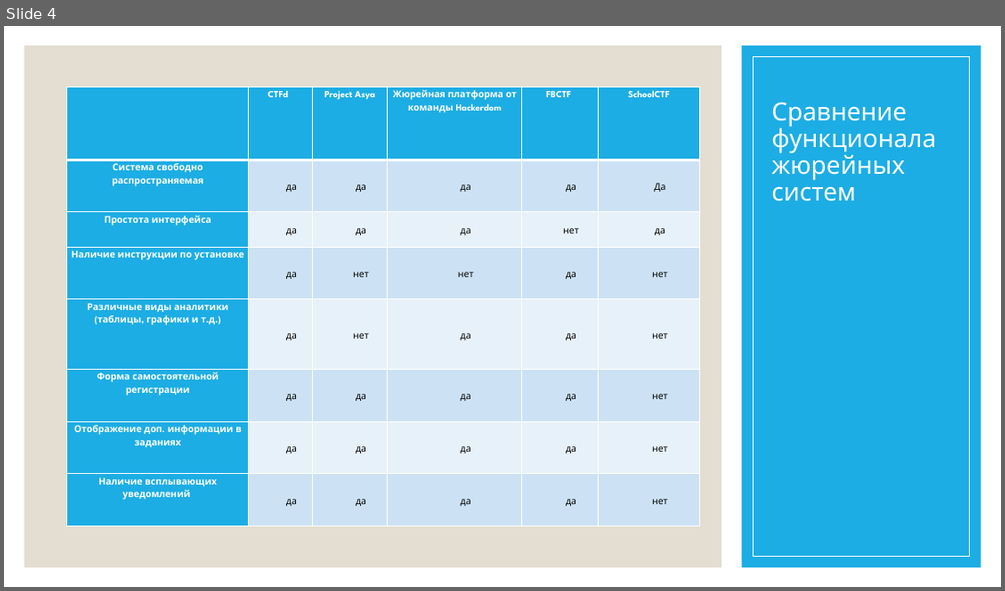
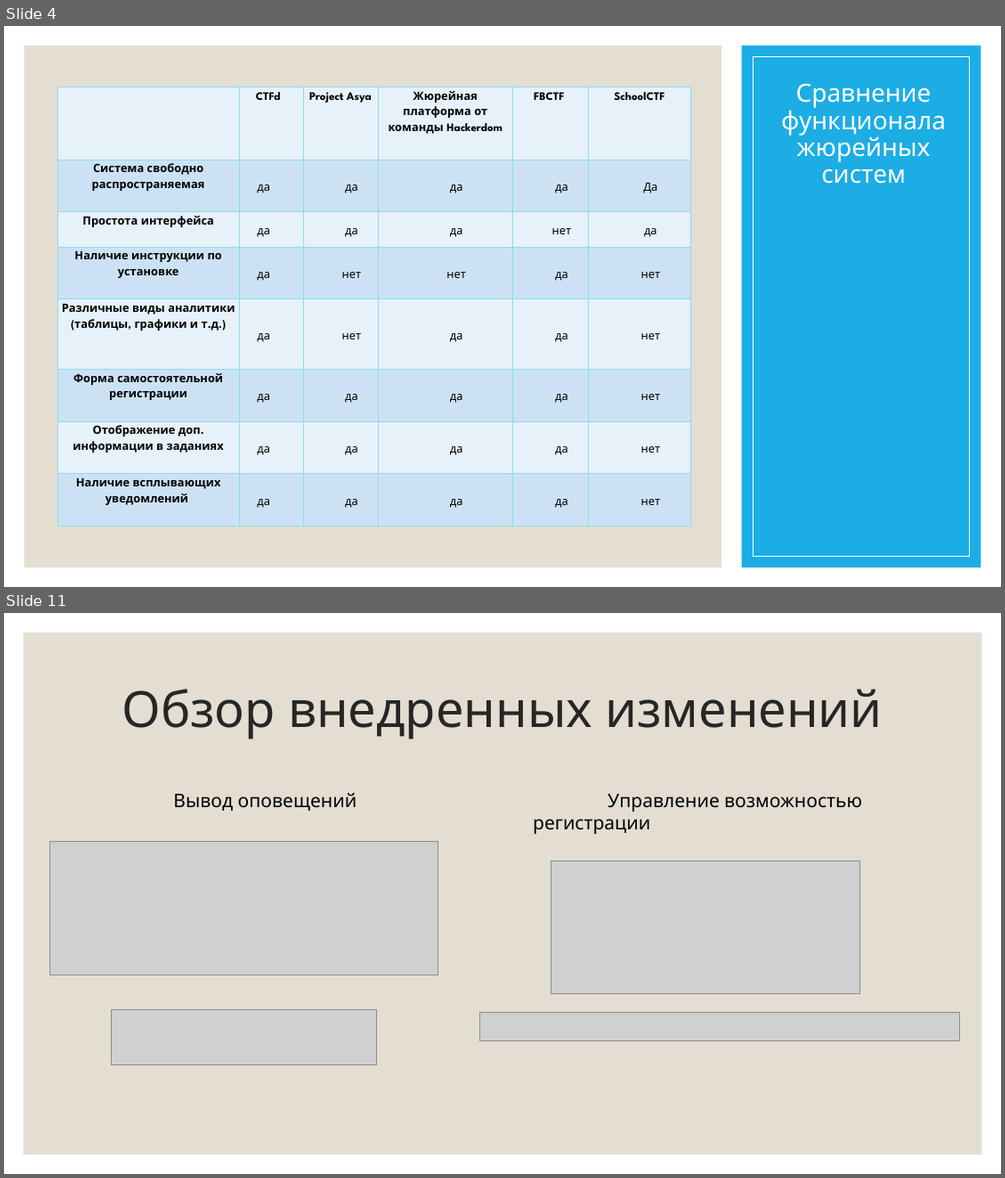
Before and after one commit to PolMarzia/diplom, a slide deck: Prez.pptx. Shown one above the other, each under a label of ours: slide 4 before the commit, slides 4 and 11 after it; the slides between them are not shown. The pictures are 1005x591 and 1005x1178 pixels, drawn with LibreOffice and Linux fonts; fonts in the diff are those of the drawing; grey boxes stand for pictures. Boxes give left, top, right and bottom in pixels: in the first picture for what was removed or moved away, otherwise in the second. Text is boxed around its words. In the diff, an @@ line names an element or a change of style, - is before the commit and + after.

```diff
--- a/Prez.pptx
+++ b/Prez.pptx
@@ slide 11 added at (x1=4, y1=613, x2=1001, y2=1174), background #FFFFFF @@
@@ rectangle added at (x1=24, y1=633, x2=982, y2=1154), fill #E3DED1 @@
@@ title added at (x1=121, y1=689, x2=882, y2=739), 48 pt, text #262626 @@
+Обзор внедренных изменений
@@ text added at (x1=173, y1=793, x2=357, y2=811), 18 pt, text #000000 @@
+Вывод оповещений
@@ text added at (x1=533, y1=794, x2=862, y2=834), 18 pt, text #000000 @@
+Управление возможностью регистрации
@@ picture added at (x1=49, y1=841, x2=438, y2=975) @@
@@ picture added at (x1=550, y1=860, x2=860, y2=993) @@
@@ picture added at (x1=112, y1=1010, x2=376, y2=1064) @@
@@ picture added at (x1=479, y1=1013, x2=960, y2=1041) @@
@@ slide 4 changed as well @@
@@ title "Сравнение функционала жюрейных систем" at (x1=781, y1=83, x2=946, y2=184): alignment left to centre @@
@@ table at (x1=57, y1=87, x2=691, y2=526) @@
@@ fill #1CADE4 to #E8F1FA in 9 cells @@
@@ fill #1CADE4 to #CDE3F5 in 4 cells @@
@@ size 9 to 11 pt @@
@@ text colour #FFFFFF to #000000 in "CTFd", "Project Asya", "Жюрейная платформа от команды Hackerdom", "FBCTF" and 8 more places @@
@@ indent changed @@
@@ borders changed @@
@@ table moved from (x1=67, y1=87, x2=700, y2=526) to (x1=57, y1=87, x2=691, y2=526) @@
```
Also in this commit, not shown: 3 other slides changed, 11 other slides added, 7 other files.
